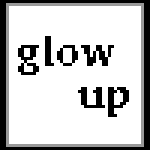
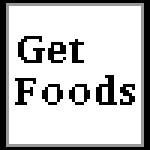
Layered file, before and after one edit (150×150). Changes by layer:
showed "Get Foods" over 15, 36, 135, 105
hid "glow up" over 18, 36, 129, 117
